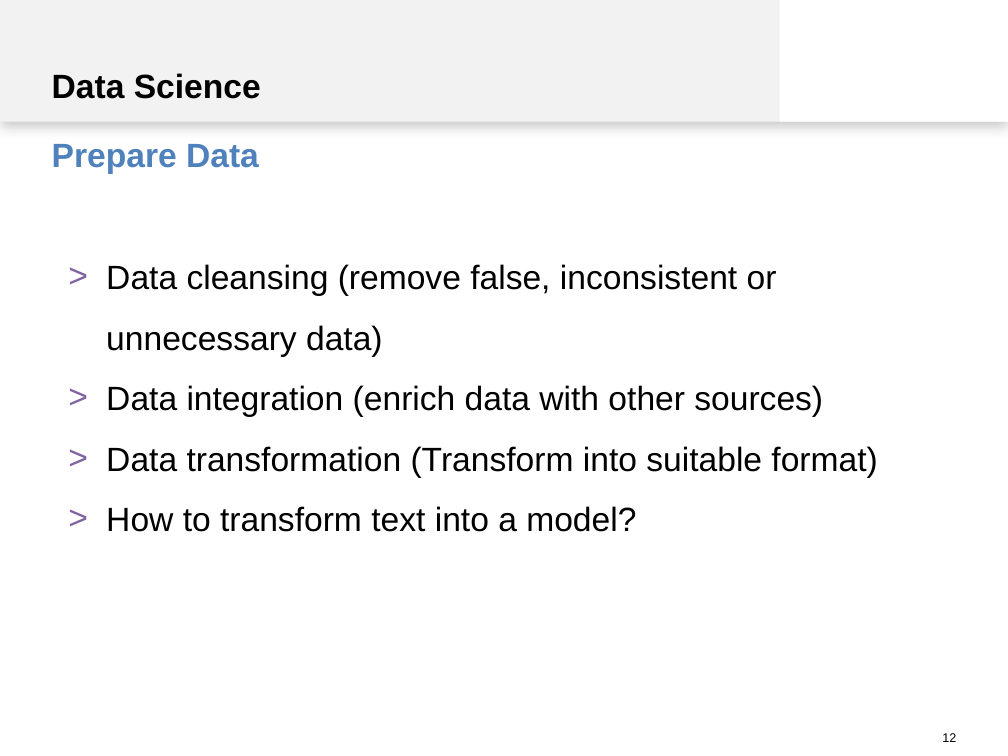
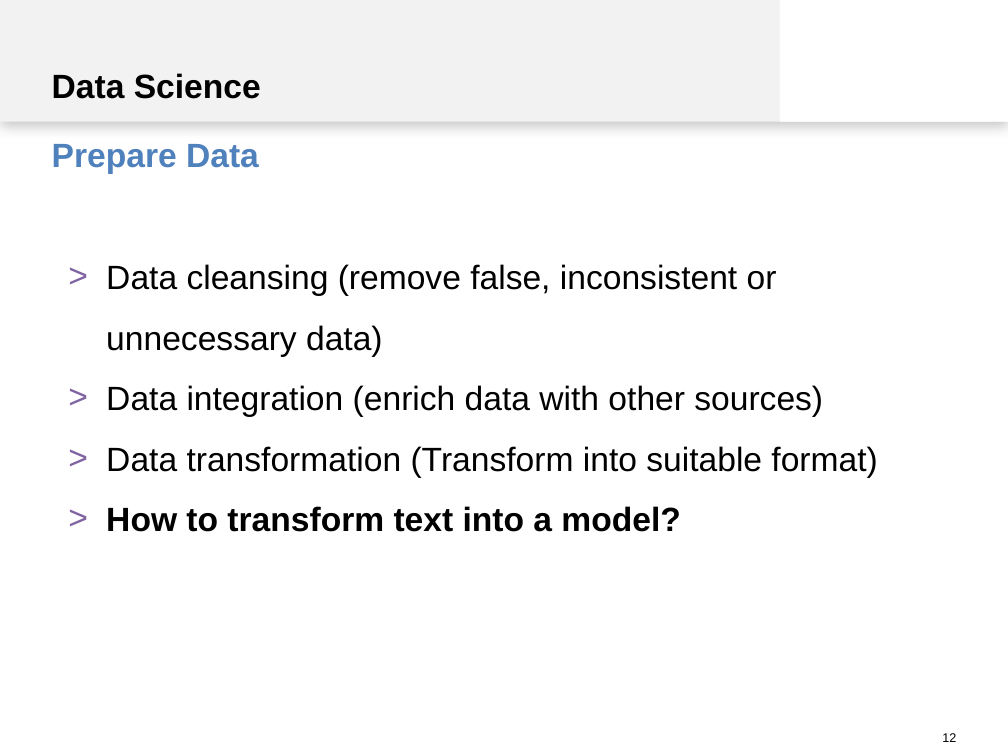
Before and after one commit to spinfo/LSS_DLwithText, a slide deck: slide 12 of docs/introduction.pptx. Drawn at 1008x756 pixels with LibreOffice and Linux fonts; fonts in the diff are those of the drawing. Boxes give left, top, right and bottom in pixels: in the first picture for what was removed or moved away, otherwise in the second. Text is boxed around its words. In the diff, an @@ line names an element or a change of style, - is before the commit and + after.

```diff
--- a/docs/introduction.pptx
+++ b/docs/introduction.pptx
@@ text at (x1=106, y1=506, x2=680, y2=532): bold on in "How to transform text into a model?" @@
```
Also in this commit, not shown: 3 other slides changed, 1 slide added.
